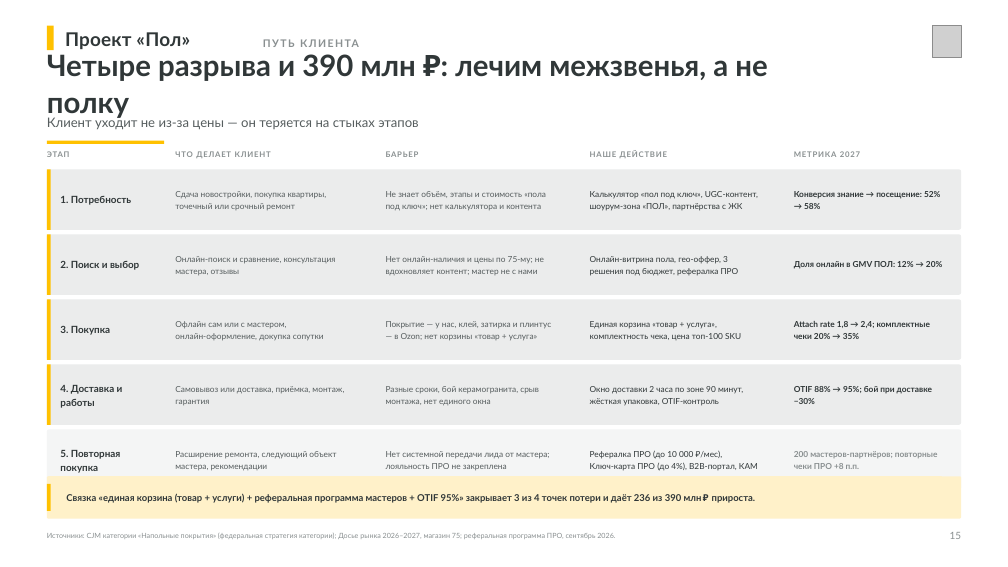
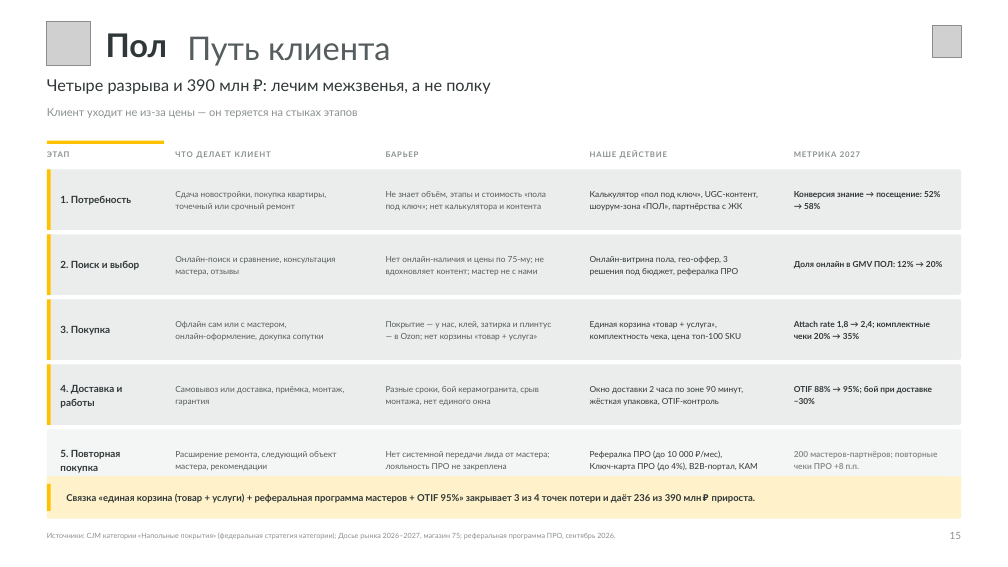
Before and after one commit to dmitrypalych44-ai/power-point, a slide deck: slide 15 of deliverables/Лемана_ПРО_Стратегия_Владивосток_2027.pptx. Drawn at 1008x567 pixels with LibreOffice and Linux fonts; fonts in the diff are those of the drawing; grey boxes stand for pictures. Boxes give left, top, right and bottom in pixels: in the first picture for what was removed or moved away, otherwise in the second. Text is boxed around its words. In the diff, an @@ line names an element or a change of style, - is before the commit and + after.

```diff
--- a/deliverables/Лемана_ПРО_Стратегия_Владивосток_2027.pptx
+++ b/deliverables/Лемана_ПРО_Стратегия_Владивосток_2027.pptx
@@ rectangle removed at (47, 26, 54, 51) @@
@@ picture added at (47, 21, 91, 65) @@
@@ text at (106, 33, 167, 58): text changed; size 18 to 31 pt @@
-Проект «Пол»
+Пол
@@ text at (187, 36, 390, 66): text changed; size 10 to 31 pt; text colour #8A9091 to #565D5E; bold off @@
-ПУТЬ КЛИЕНТА
+Путь клиента
@@ text at (47, 79, 490, 94): text changed; size 28 to 15.5 pt; bold off @@
-Четыре разрыва и 390 млн ₽: лечим межзвенья, а не
-полку
+Четыре разрыва и 390 млн ₽: лечим межзвенья, а не полку
@@ text "Клиент уходит не из-за цены ...": place and size @@
-text "Клиент уходит не из-за цены ..." at (47, 115, 418, 130)
+text "Клиент уходит не из-за цены ..." at (47, 108, 358, 118)
@@ text "Клиент уходит не из-за цены ..." at (47, 108, 358, 118): size 12.5 to 10.5 pt, text colour #565D5E to #8A9091; line spacing 1.2 to 1.16 @@
```
Also in this commit, not shown: 33 other slides changed, 35 other files.
